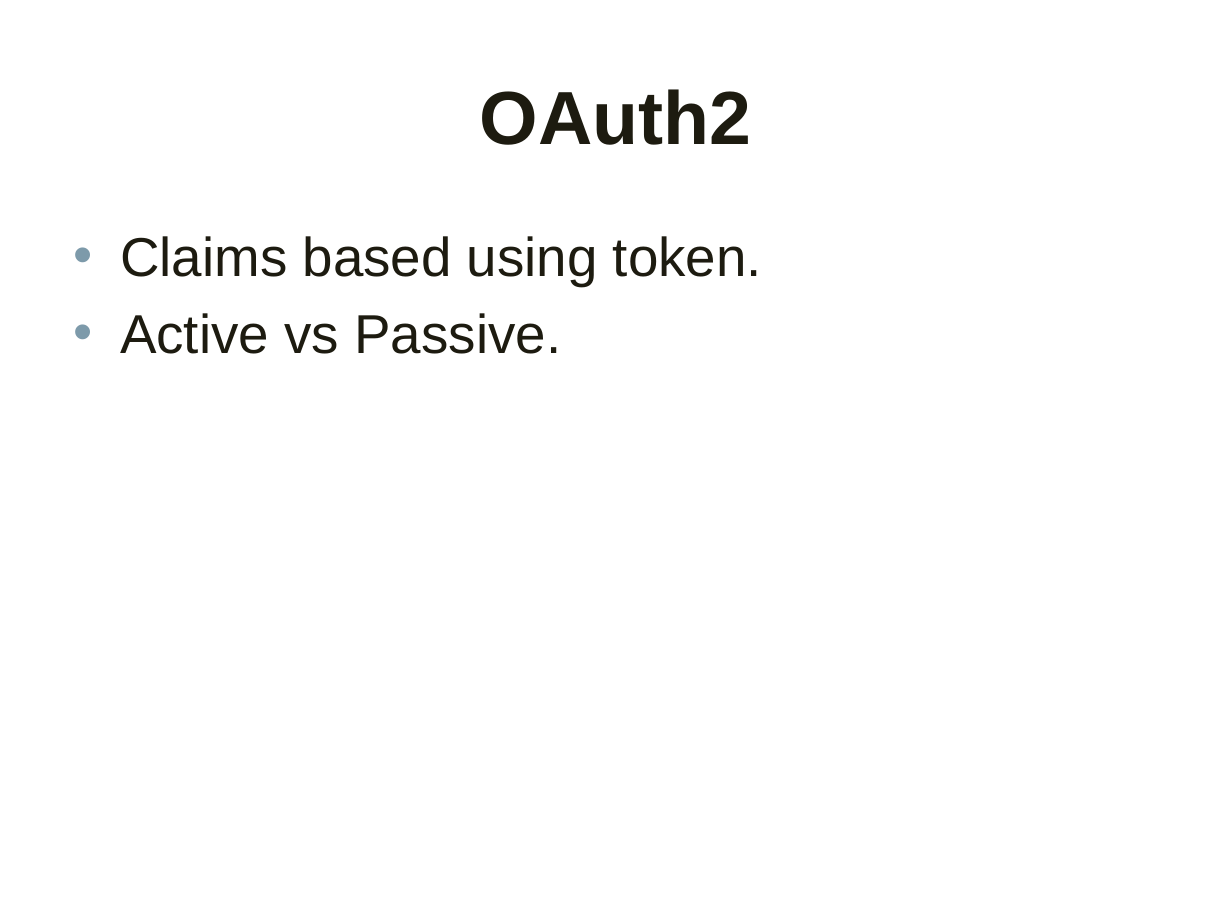
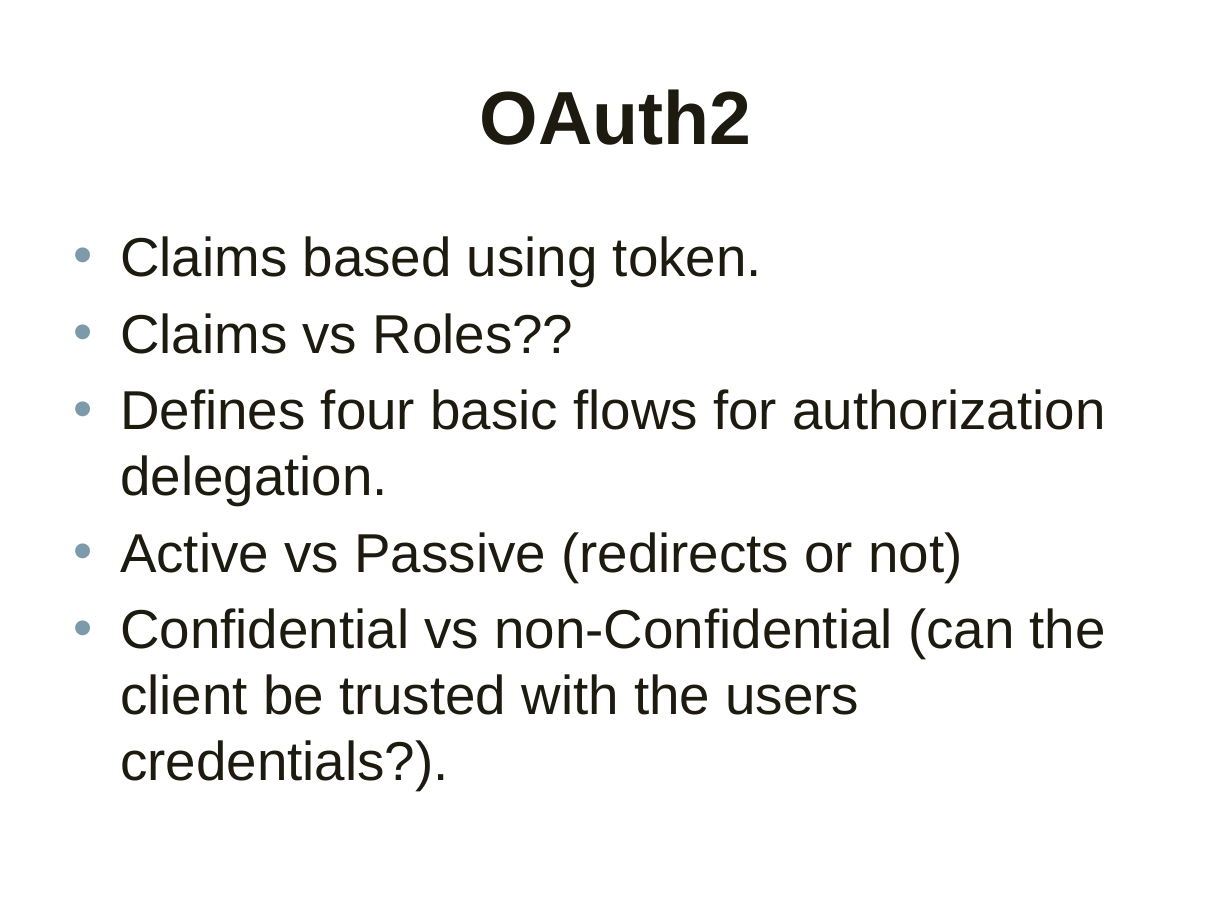
Before and after one commit to altenstedt/OpKoKo.15.2.WebApi, a slide deck: slide 2 of Security.pptx. Drawn at 1232x924 pixels with LibreOffice and Linux fonts; fonts in the diff are those of the drawing; background and template pictures are left out. Boxes give left, top, right and bottom in pixels: in the first picture for what was removed or moved away, otherwise in the second. Text is boxed around its words. In the diff, an @@ line names an element or a change of style, - is before the commit and + after.

```diff
--- a/Security.pptx
+++ b/Security.pptx
@@ text at [120,313,1106,790]: text changed @@
-• Active vs Passive.
+• Claims vs Roles??
+• Defines four basic flows for authorization delegation.
+• Active vs Passive (redirects or not)
+• Confidential vs non-Confidential (can the client be trusted with the users credentials?).
```
Also in this commit, not shown: 1 slide added, 1 other file.
